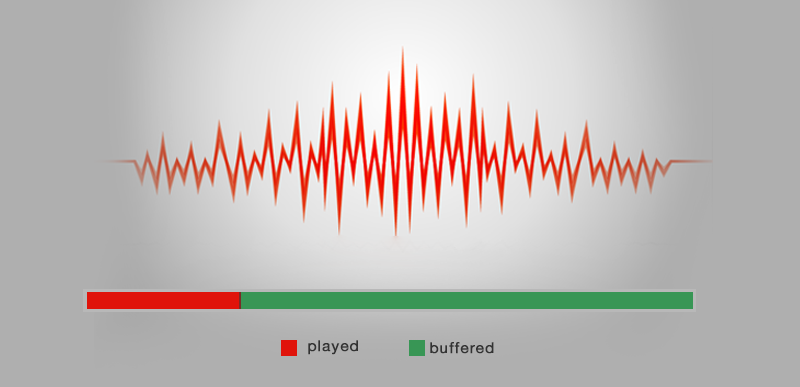
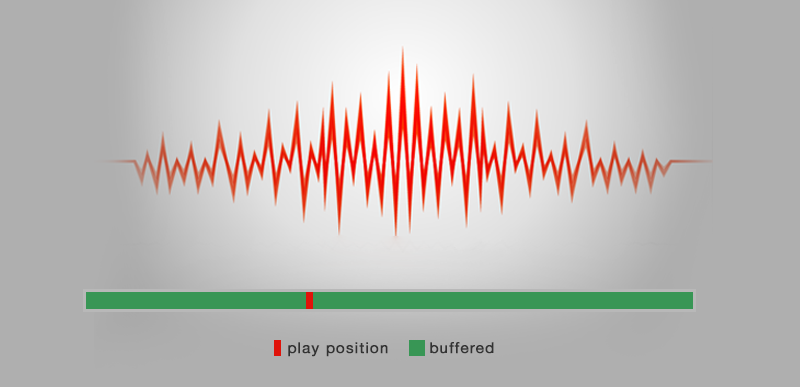
Before/after of a 800×387 layered artwork. What changed in the layer stack:
hid group "1 copy" (15 layers) over [86, 292, 388, 357]
hid "Layer 3" (1st of 2, in "1 copy"), painted on it over [86, 292, 388, 357]
showed group "1" (1st of 2) (19 layers) over [86, 292, 388, 357]
added layer "Rectangle 6 copy 6" in group "1" over [306, 292, 313, 309]
renamed "played" to "play position", painted on it over [288, 340, 388, 357]
painted on "Rectangle 6 copy 4" over [274, 340, 297, 356]
added layer "Rectangle 6" in group "1" over [86, 292, 313, 309]
added layer "Layer 5" (2nd of 2, in "1") in group "1" over [94, 292, 388, 357]
added layer "Rectangle 3" (2nd of 2, in "1") in group "1" over [86, 292, 388, 357]
added layer "Rectangle 2" (2nd of 4, in "1") in group "1" over [86, 292, 388, 357]
